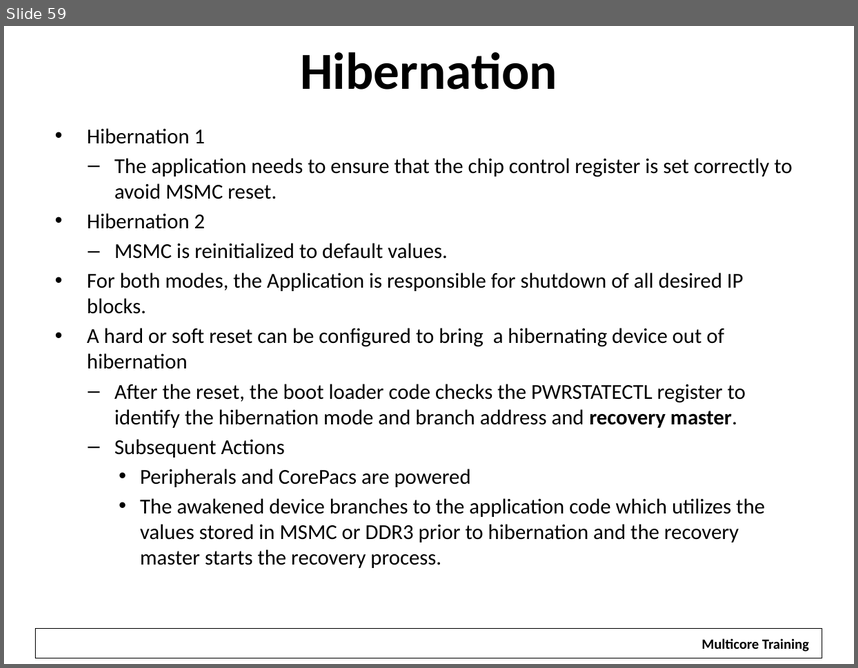
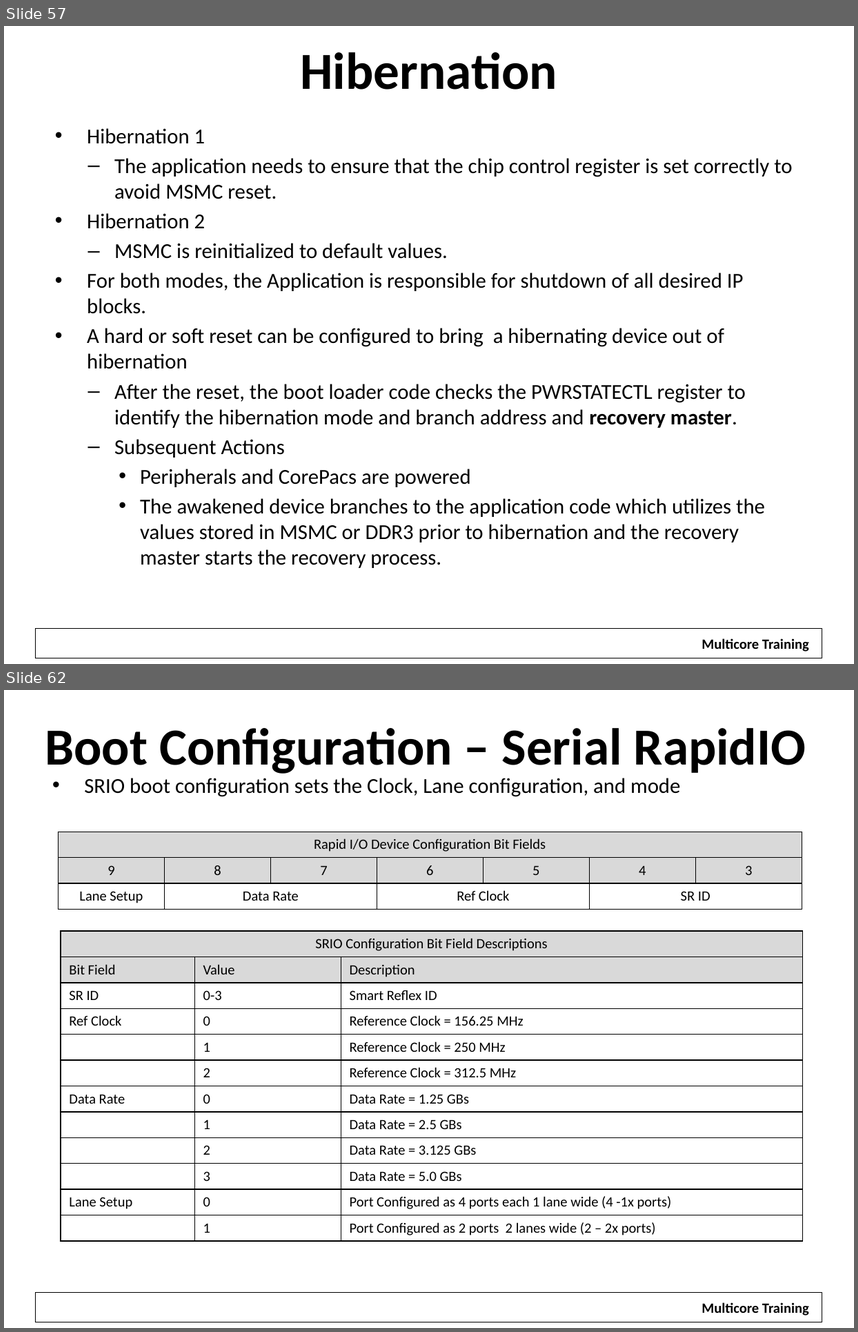
Before and after one commit to hari1989/keystone-workshop, a slide deck: preliminary/Working/presentations/KeyStone_2_ Bootloader_v2.pptx. Shown one above the other, each under a label of ours: slide 59 before the commit, slides 57 and 62 after it; the slides between them are not shown. The pictures are 858x668 and 858x1332 pixels, drawn with LibreOffice and Linux fonts; fonts in the diff are those of the drawing; background and template pictures are left out. Boxes give left, top, right and bottom in pixels: in the first picture for what was removed or moved away, otherwise in the second. Text is boxed around its words. In the diff, an @@ line names an element or a change of style, - is before the commit and + after.

```diff
--- a/preliminary/Working/presentations/KeyStone_2_ Bootloader_v2.pptx
+++ b/preliminary/Working/presentations/KeyStone_2_ Bootloader_v2.pptx
@@ slide 62 added at box(4, 690, 854, 1328), background #FFFFFF; not listed: 2 template elements that a slide beside it also shows @@
@@ title added at box(45, 728, 806, 773), 44 pt, text #000000, bold @@
+Boot Configuration – Serial RapidIO
@@ text added at box(84, 778, 680, 797), 18 pt, text #000000 @@
+• SRIO boot configuration sets the Clock, Lane configuration, and mode
@@ table added at box(59, 832, 802, 909), 3 rows, 7 columns @@
+Rapid I/O Device Configuration Bit Fields |  |  |  |  |  | 
+9 | 8 | 7 | 6 | 5 | 4 | 3
+Lane Setup | Data Rate |  | Ref Clock |  | SR ID | 
@@ table added at box(61, 931, 803, 1238), 12 rows, 3 columns @@
+SRIO Configuration Bit Field Descriptions |  | 
+Bit Field | Value | Description
+SR ID | 0-3 | Smart Reflex ID
+Ref Clock | 0 | Reference Clock = 156.25 MHz
+ | 1 | Reference Clock = 250 MHz
+ | 2 | Reference Clock = 312.5 MHz
+Data Rate | 0 | Data Rate = 1.25 GBs
+ | 1 | Data Rate = 2.5 GBs
+ | 2 | Data Rate = 3.125 GBs
+ | 3 | Data Rate = 5.0 GBs
+Lane Setup | 0 | Port Configured as 4 ports each 1 lane wide (4 -1x ports)
+ | 1 | Port Configured as 2 ports 2 lanes wide (2 – 2x ports)
@@ what was slide 59 is now slide 57 @@
```
Also in this commit, not shown: 12 slides changed, 7 other slides added, 2 slides removed.
